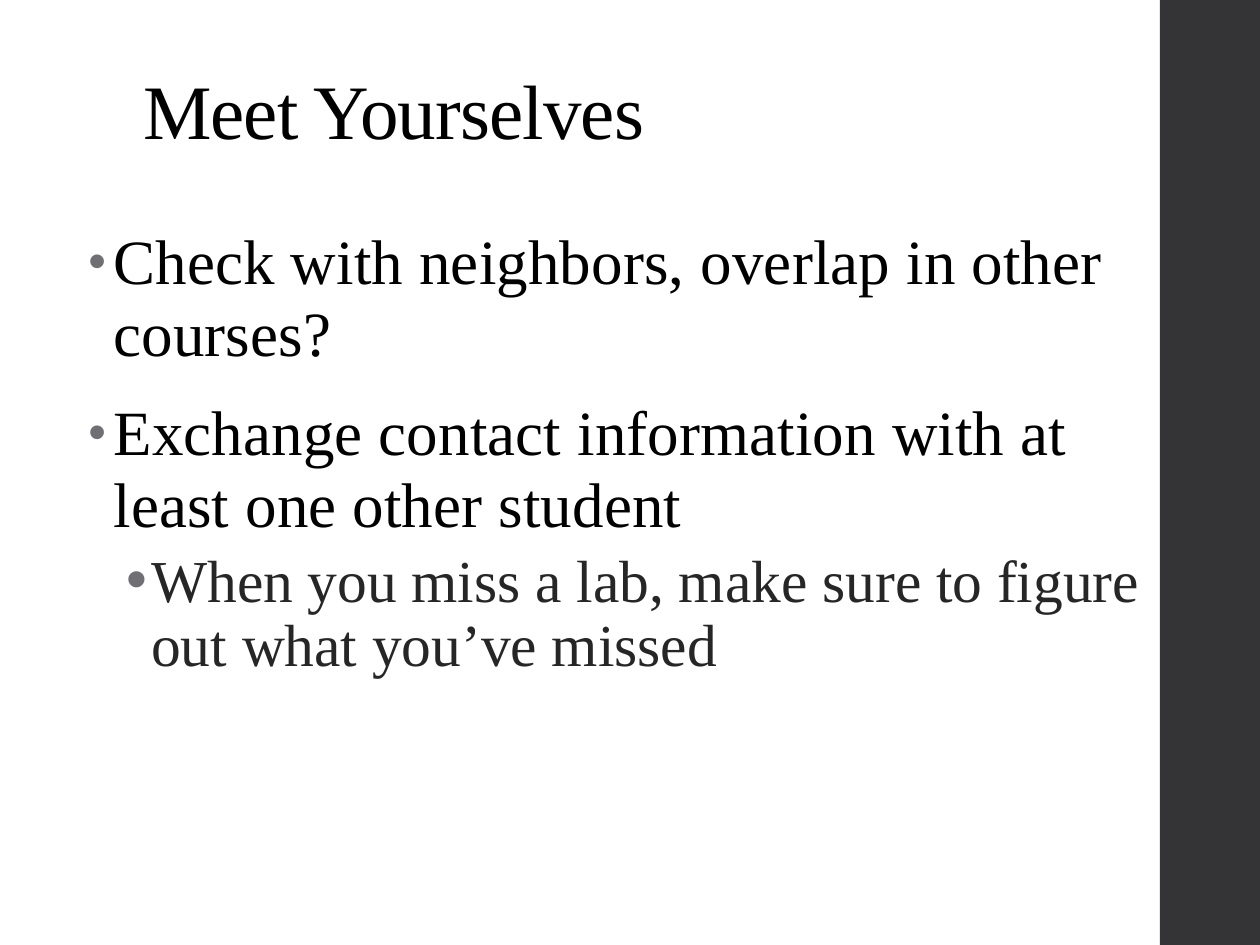
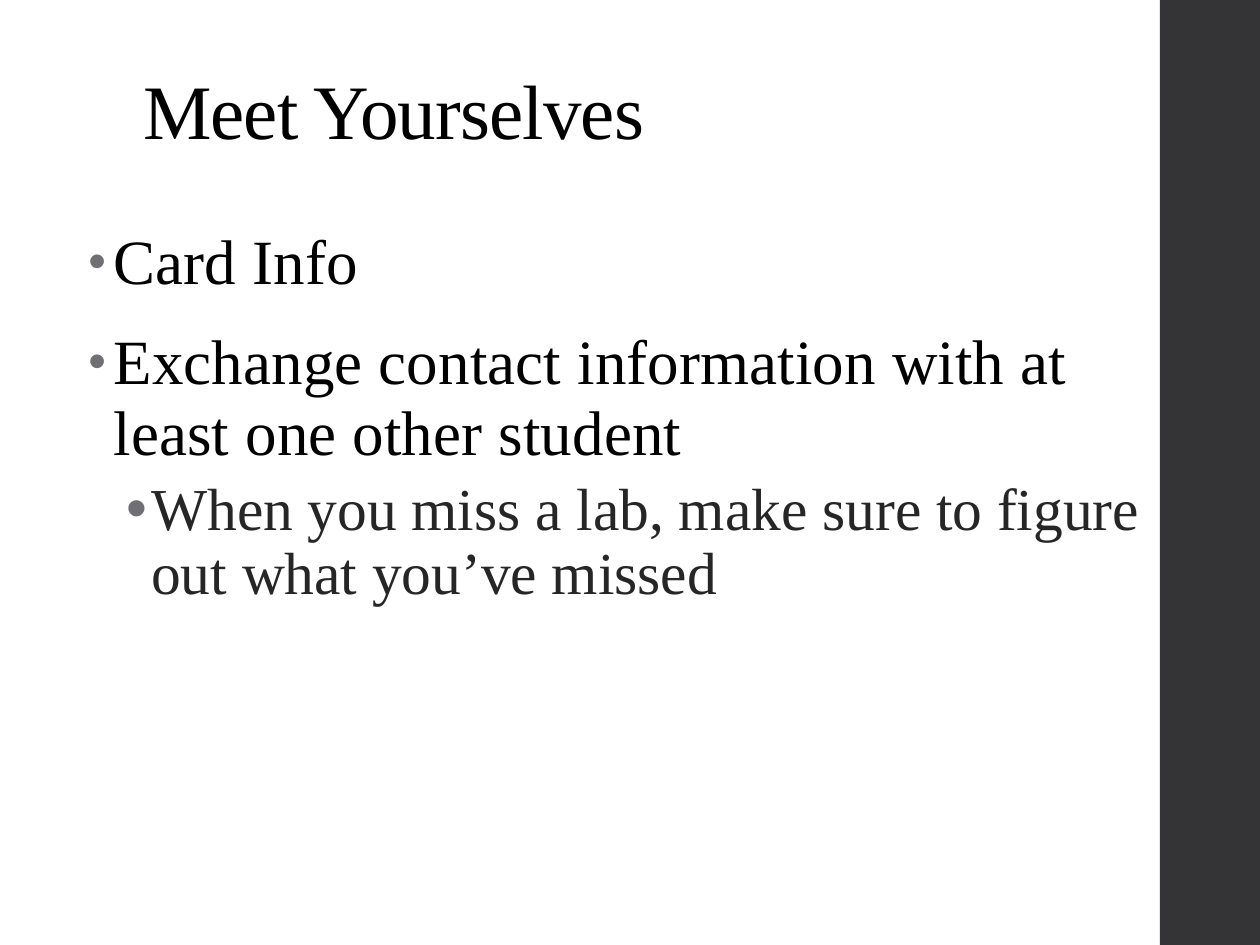
Before and after one commit to psadil/psych241, a slide deck: slide 5 of slides/lab1_21jan2016/lab1_21jan2016.pptx (slide 3 before the commit). Drawn at 1260x945 pixels with LibreOffice and Linux fonts; fonts in the diff are those of the drawing. Boxes give left, top, right and bottom in pixels: in the first picture for what was removed or moved away, otherwise in the second. Text is boxed around its words. In the diff, an @@ line names an element or a change of style, - is before the commit and + after.

```diff
--- a/slides/lab1_21jan2016/lab1_21jan2016.pptx
+++ b/slides/lab1_21jan2016/lab1_21jan2016.pptx
@@ text at (x1=113, y1=239, x2=357, y2=285): text changed @@
-• Check with neighbors, overlap in other courses?
+• Card Info
```
Also in this commit, not shown: 4 other slides changed, 5 slides added, 1 slide removed.
